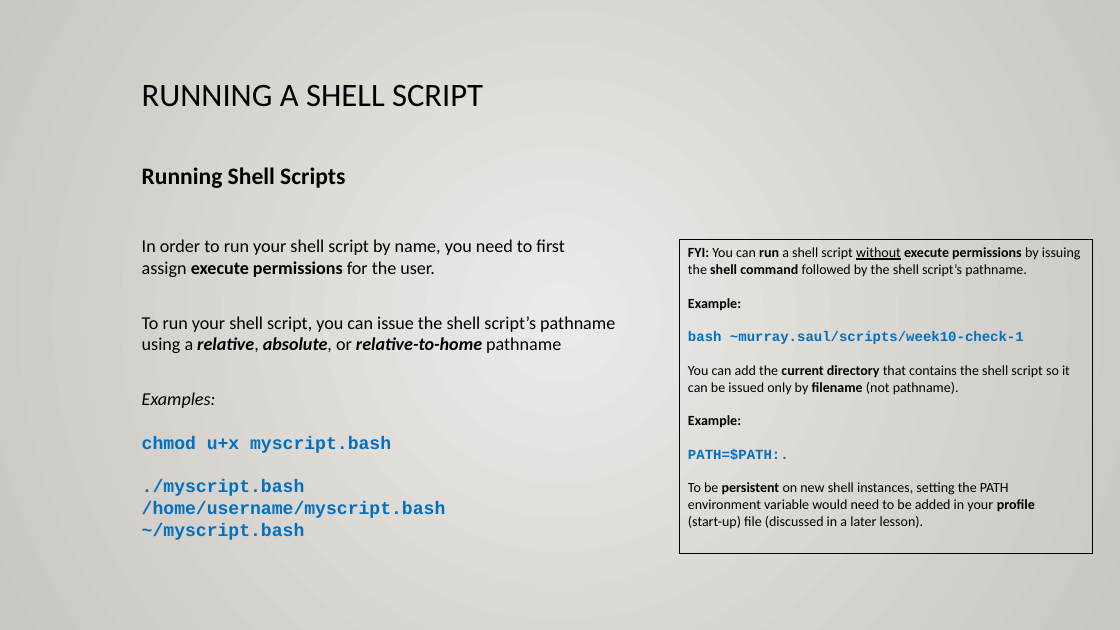
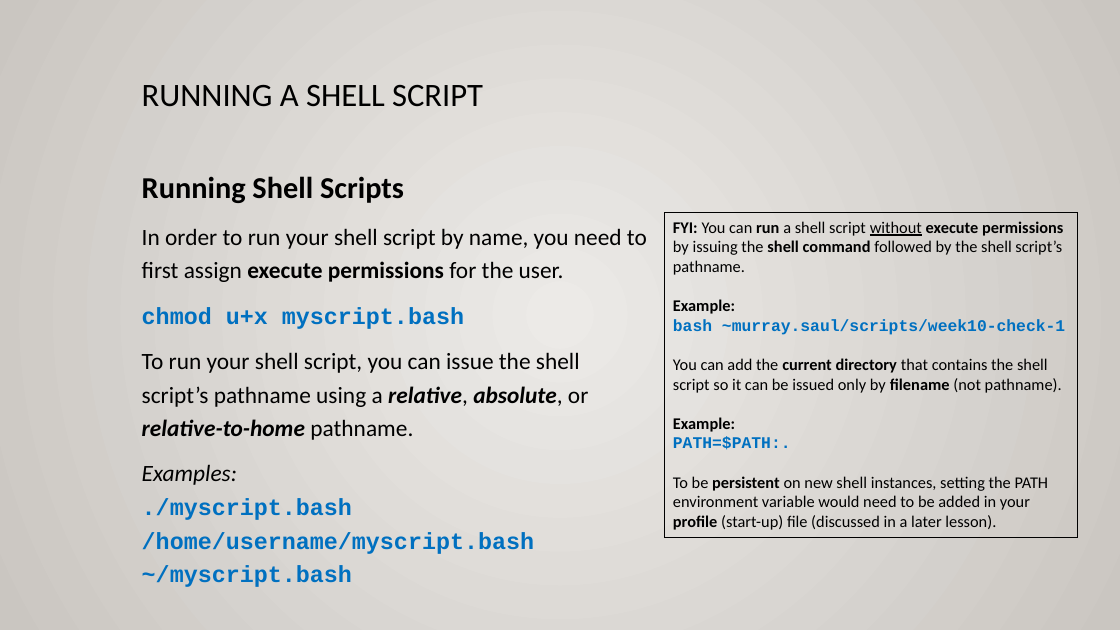
Before and after one commit to ULI101/slides, a slide deck: slide 9 of ULI101-11.1.pptx. Drawn at 1120x630 pixels with LibreOffice and Linux fonts; fonts in the diff are those of the drawing. Boxes give left, top, right and bottom in pixels: in the first picture for what was removed or moved away, otherwise in the second. Text is boxed around its words. In the diff, an @@ line names an element or a change of style, - is before the commit and + after.

```diff
--- a/ULI101-11.1.pptx
+++ b/ULI101-11.1.pptx
@@ text at <box>142,176,647,282</box>: size 20.1 to 26 pt in "Running Shell Scripts"; size 15.5 to 20 pt in "In order to run your shell script ..."; line spacing 1 to 1.2 @@
@@ rectangle "FYI: You can run a ...": place and size @@
-rectangle "FYI: You can run a ..." at <box>680,239,1092,554</box>
+rectangle "FYI: You can run a ..." at <box>665,213,1077,538</box>
@@ rectangle "FYI: You can run a ..." at <box>665,213,1077,538</box>: size 12 to 14 pt @@
@@ text at <box>142,307,588,587</box>: text changed; size 15.5 to 20 pt @@
-To run your shell script, you can issue the shell script’s pathname
-using a relative, absolute, or relative-to-home pathname
-Examples:
-chmod u+x myscript.bash
-./myscript.bash
-/home/username/myscript.bash
-~/myscript.bash
+chmod u+x myscript.bash
+To run your shell script, you can issue the shell script’s pathname using a relative, absolute, or relative-to-home pathname.
+Examples:
+./myscript.bash
+/home/username/myscript.bash
+~/myscript.bash
```
Also in this commit, not shown: 18 other slides changed, 3 other files.
